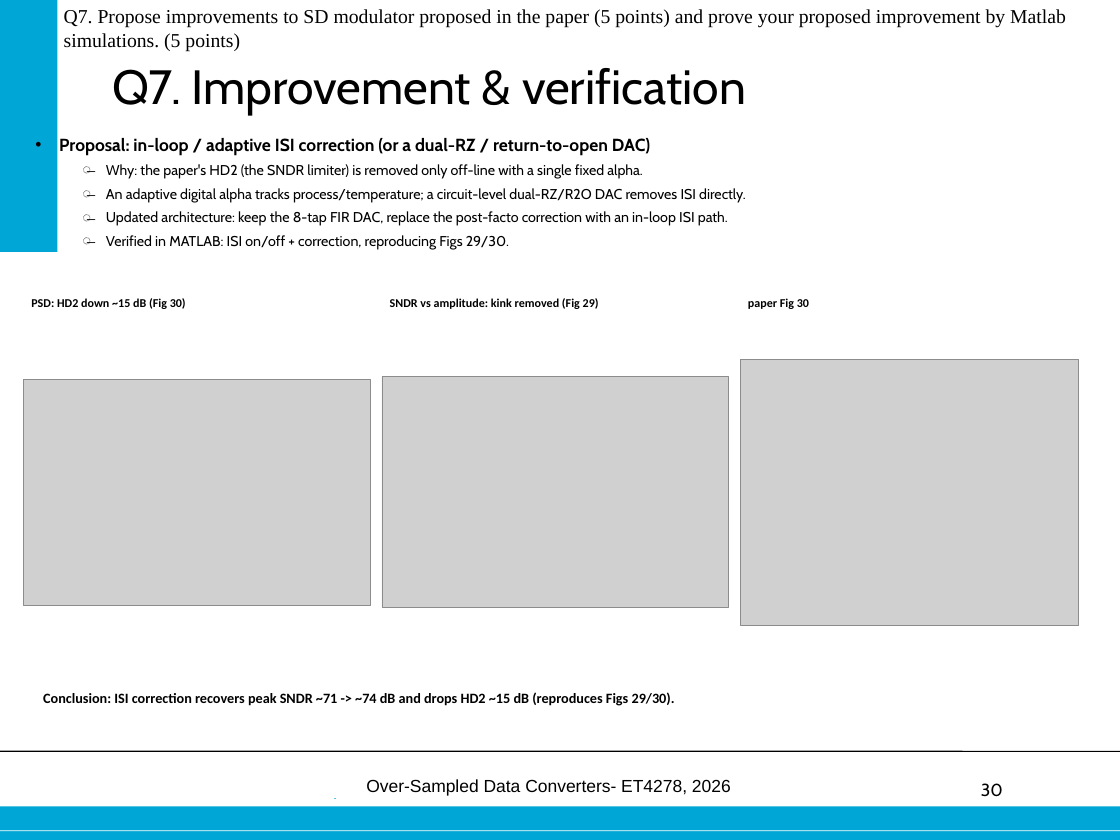
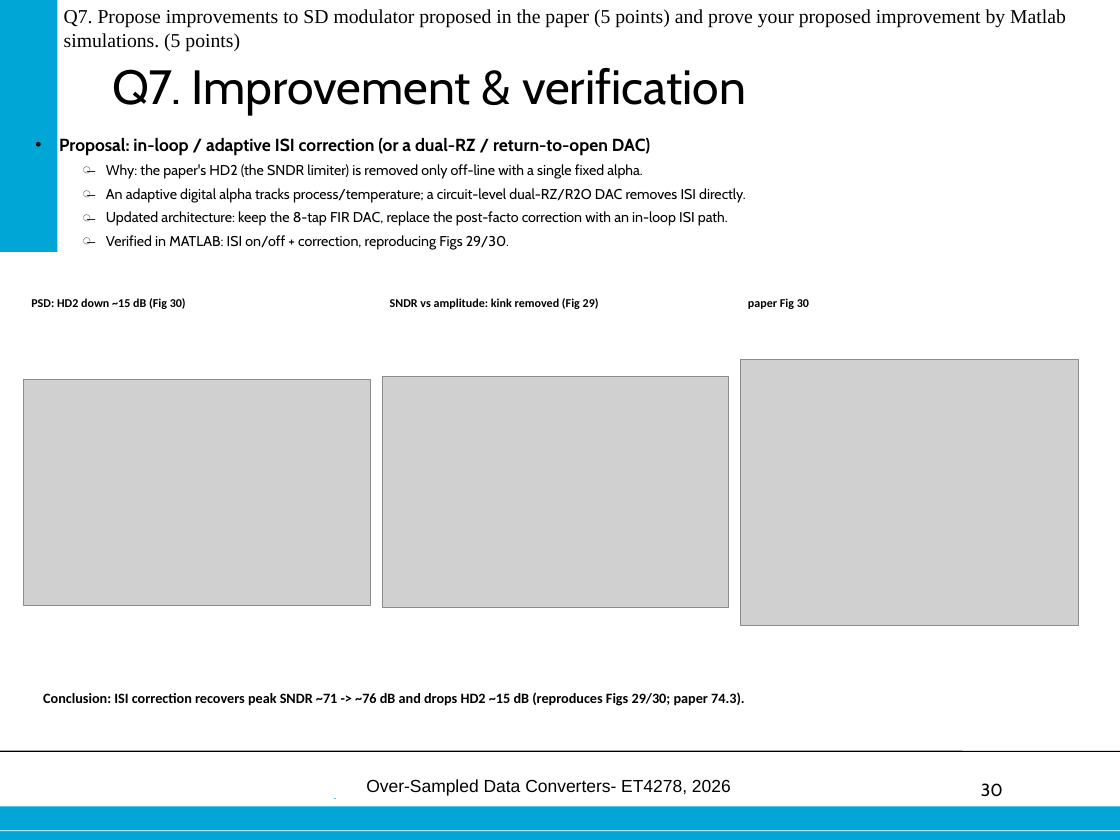
Before and after one commit to danieltyukov/tud-over-sampled-data-converters, a slide deck: slide 30 of practical-exam/Final_oral_exam_Daniel_Tyukov_5714699.pptx. Drawn at 1120x840 pixels with LibreOffice and Linux fonts; fonts in the diff are those of the drawing; grey boxes stand for pictures; background and template pictures are left out. Boxes give left, top, right and bottom in pixels: in the first picture for what was removed or moved away, otherwise in the second. Text is boxed around its words. In the diff, an @@ line names an element or a change of style, - is before the commit and + after.

```diff
--- a/practical-exam/Final_oral_exam_Daniel_Tyukov_5714699.pptx
+++ b/practical-exam/Final_oral_exam_Daniel_Tyukov_5714699.pptx
@@ text at (43, 692, 745, 706): text changed @@
-Conclusion: ISI correction recovers peak SNDR ~71 -> ~74 dB and drops HD2 ~15 dB (reproduces Figs 29/30).
+Conclusion: ISI correction recovers peak SNDR ~71 -> ~76 dB and drops HD2 ~15 dB (reproduces Figs 29/30; paper 74.3).
```
Also in this commit, not shown: 5 other slides changed, 8 other files.
